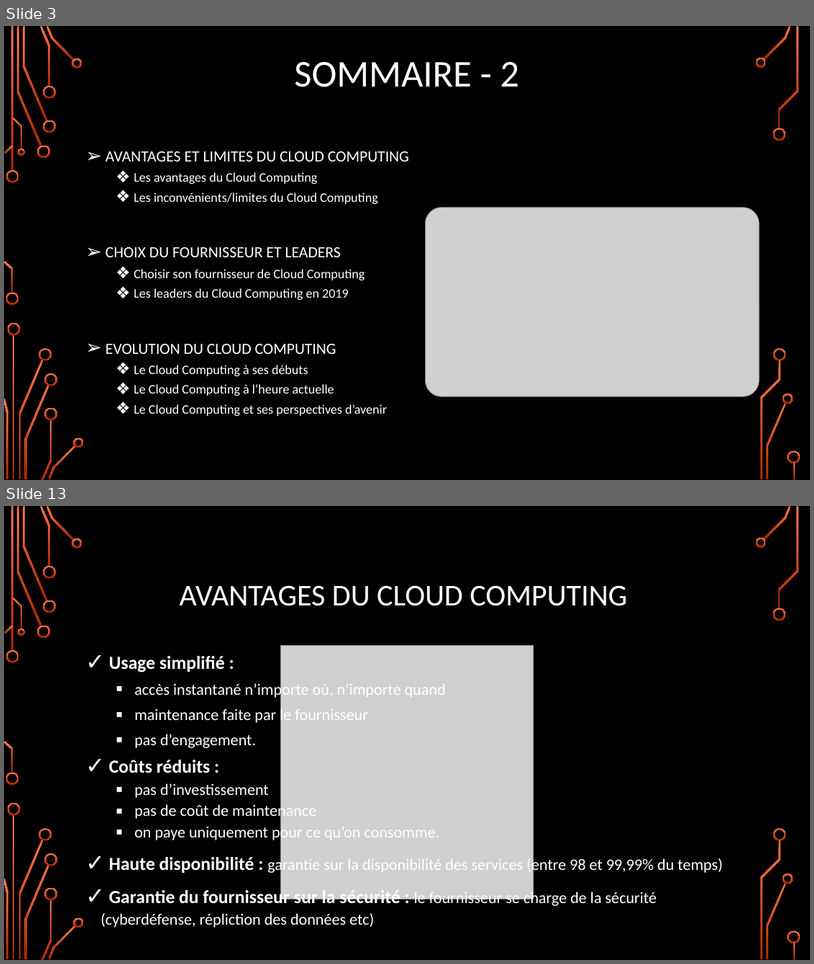
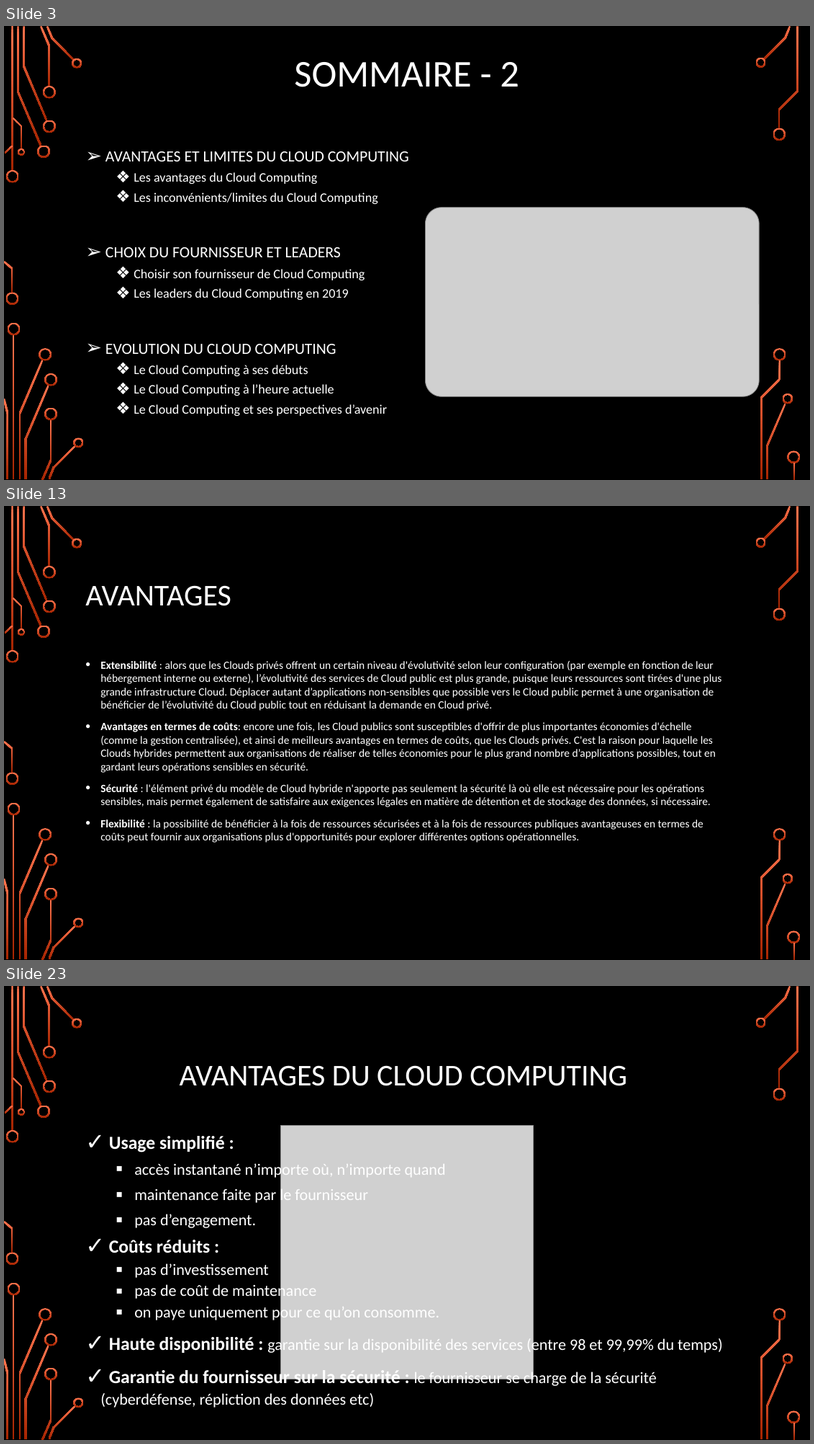
Before and after one commit to CorleoneDany/Cloud-Computing, a slide deck: Cloud Computing - F.ppsx. Shown one above the other, each under a label of ours: slides 3 and 13 before the commit, slides 3, 13 and 23 after it; the slides between them are not shown. The pictures are 814x964 and 814x1444 pixels, drawn with LibreOffice and Linux fonts; fonts in the diff are those of the drawing; grey boxes stand for pictures; background and template pictures are left out. Boxes give left, top, right and bottom in pixels: in the first picture for what was removed or moved away, otherwise in the second. Text is boxed around its words. In the diff, an @@ line names an element or a change of style, - is before the commit and + after.

```diff
--- a/Cloud Computing - F.ppsx
+++ b/Cloud Computing - F.ppsx
@@ slide 13 added at <box>4,506,810,960</box>, background picture (left out); not listed: 36 template elements that a slide beside it also shows @@
@@ title added at <box>85,585,232,606</box>, 36 pt, text #FFFFFF @@
+AVANTAGES
@@ text added at <box>100,661,723,842</box>, 13.2 pt, text #FFFFFF @@
+• Extensibilité : alors que les Clouds privés offrent un certain niveau d'évolutivité selon leur configuration (par exemple en fonction de leur hébergement interne ou externe), l’évolutivité des services de Cloud public est plus grande, puisque leurs ressources sont tirées d'une plus grande infrastructure Cloud. Déplacer autant d’applications non-sensibles que possible vers le Cloud public permet à une organisation de bénéficier de l’évolutivité du Cloud public tout en réduisant la demande en Cloud privé.
+• Avantages en termes de coûts: encore une fois, les Cloud publics sont susceptibles d'offrir de plus importantes économies d'échelle (comme la gestion centralisée), et ainsi de meilleurs avantages en termes de coûts, que les Clouds privés. C'est la raison pour laquelle les Clouds hybrides permettent aux organisations de réaliser de telles économies pour le plus grand nombre d’applications possibles, tout en gardant leurs opérations sensibles en sécurité.
+• Sécurité : l'élément privé du modèle de Cloud hybride n'apporte pas seulement la sécurité là où elle est nécessaire pour les opérations sensibles, mais permet également de satisfaire aux exigences légales en matière de détention et de stockage des données, si nécessaire.
+• Flexibilité : la possibilité de bénéficier à la fois de ressources sécurisées et à la fois de ressources publiques avantageuses en termes de coûts peut fournir aux organisations plus d'opportunités pour explorer différentes options opérationnelles.
@@ what was slide 13 is now slide 23 @@
```
Also in this commit, not shown: 9 slides changed, 9 other slides added.
